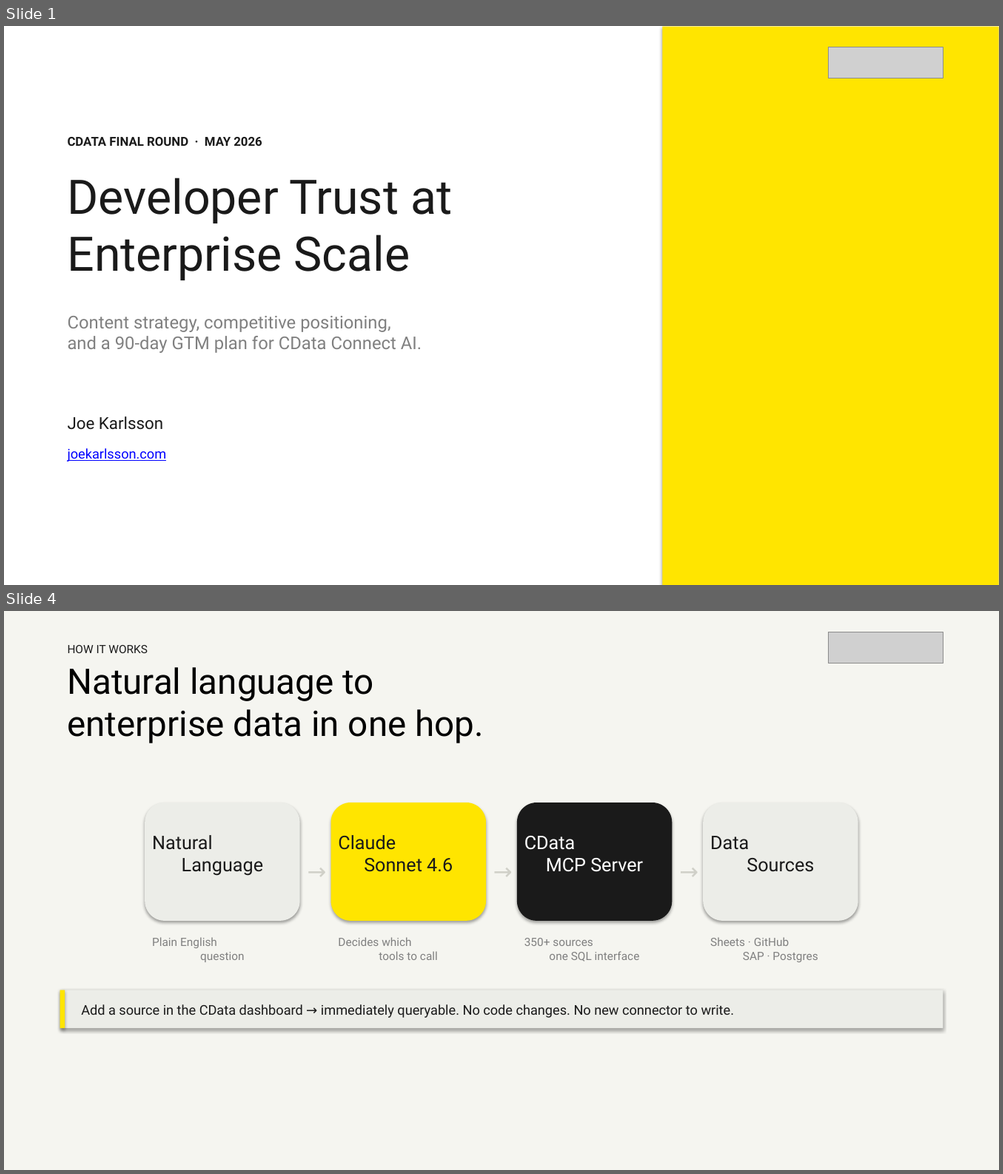
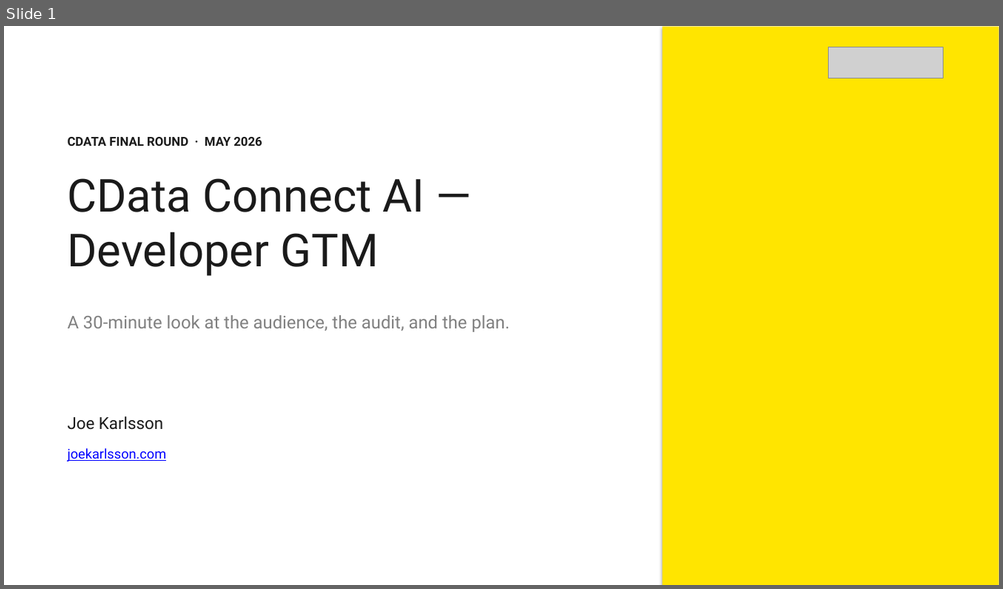
Before and after one commit to JoeKarlsson/connect-ai-agent-demo, a slide deck: presentation/cdata-interview.pptx. Shown one above the other, each under a label of ours: slides 1 and 4 before the commit, slide 1 after it; the slides between them are not shown. The pictures are 1003x1174 and 1003x589 pixels, drawn with LibreOffice and Linux fonts; fonts in the diff are those of the drawing; grey boxes stand for pictures. Boxes give left, top, right and bottom in pixels: in the first picture for what was removed or moved away, otherwise in the second. Text is boxed around its words. In the diff, an @@ line names an element or a change of style, - is before the commit and + after.

```diff
--- a/presentation/cdata-interview.pptx
+++ b/presentation/cdata-interview.pptx
@@ slide 4 removed at (4, 611, 999, 1170), background #F5F5F0 @@
@@ picture removed at (828, 632, 943, 664) @@
@@ text removed at (68, 645, 148, 653) @@
-HOW IT WORKS
@@ text removed at (68, 667, 483, 743) @@
-Natural language to enterprise data in one hop.
@@ rounded rectangle removed at (145, 803, 300, 921) @@
@@ rounded rectangle removed at (331, 803, 486, 921) @@
@@ rounded rectangle removed at (517, 803, 671, 921) @@
@@ rounded rectangle removed at (703, 803, 858, 921) @@
@@ text removed at (152, 835, 263, 876) @@
-Natural
-Language
@@ text removed at (300, 854, 332, 878) @@
-→
@@ text removed at (338, 835, 452, 872) @@
-Claude
-Sonnet 4.6
@@ text removed at (486, 854, 518, 878) @@
-→
@@ text removed at (524, 836, 643, 872) @@
-CData
-MCP Server
@@ text removed at (671, 854, 703, 878) @@
-→
@@ text removed at (710, 836, 814, 872) @@
-Data
-Sources
@@ text removed at (152, 937, 244, 963) @@
-Plain English
-question
@@ text removed at (338, 937, 438, 960) @@
-Decides which
-tools to call
@@ text removed at (524, 938, 640, 962) @@
-350+ sources
-one SQL interface
@@ text removed at (710, 937, 817, 963) @@
-Sheets · GitHub
-SAP · Postgres
@@ rectangle removed at (60, 991, 942, 1029) @@
@@ rectangle removed at (60, 991, 65, 1029) @@
@@ text removed at (81, 1005, 734, 1018) @@
-Add a source in the CData dashboard → immediately queryable. No code changes. No new connector to write.
@@ slide 1 changed as well @@
@@ text at (68, 178, 425, 276): text changed; size 46 to 44 pt @@
-Developer Trust at Enterprise Scale
+CData Connect AI — Developer GTM
@@ text at (68, 315, 510, 332): text changed @@
-Content strategy, competitive positioning,
-and a 90-day GTM plan for CData Connect AI.
+A 30-minute look at the audience, the audit, and the plan.
```
Also in this commit, not shown: 1 other slide changed, 43 slides added, 17 other slides removed, 8 other files.
